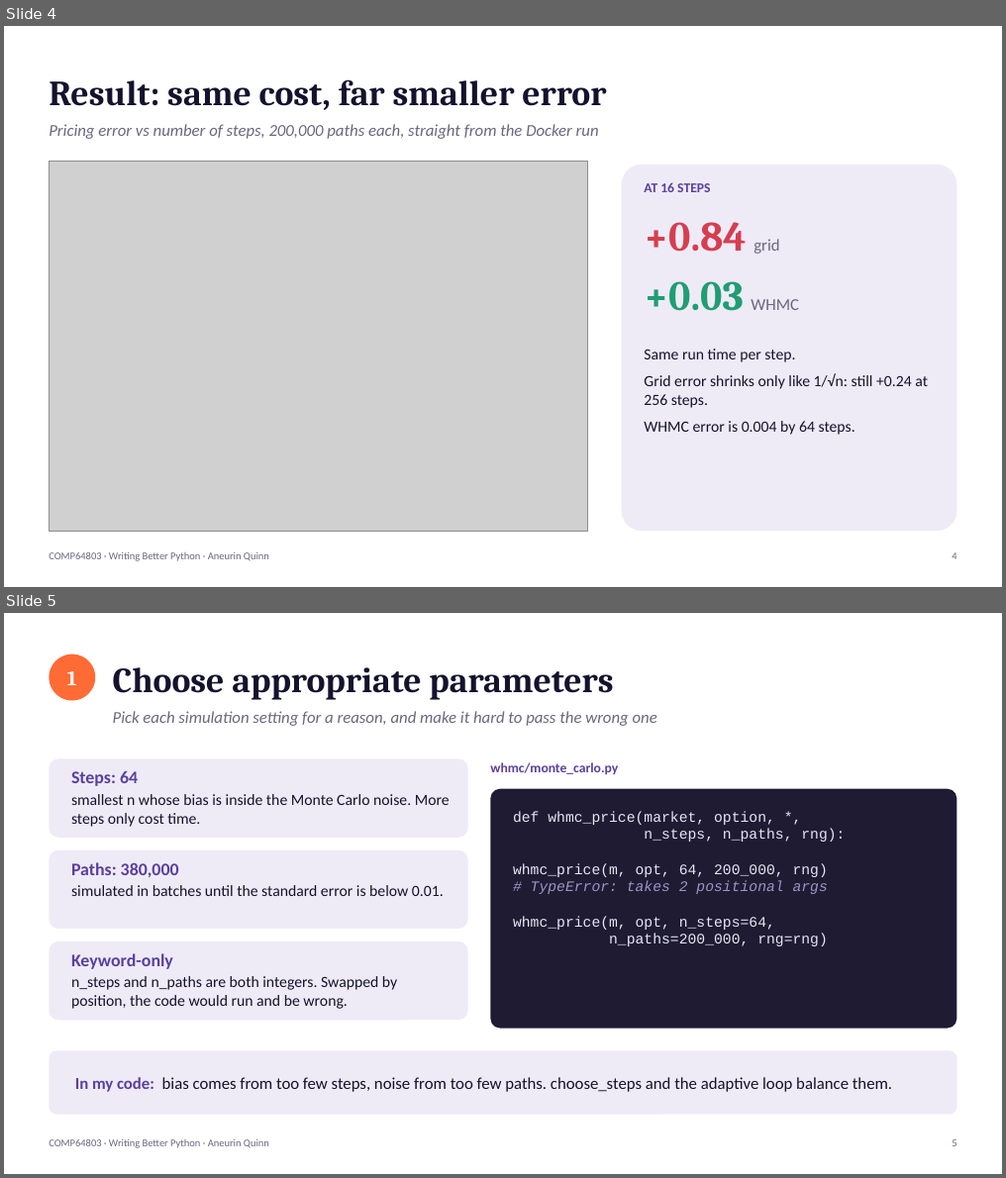
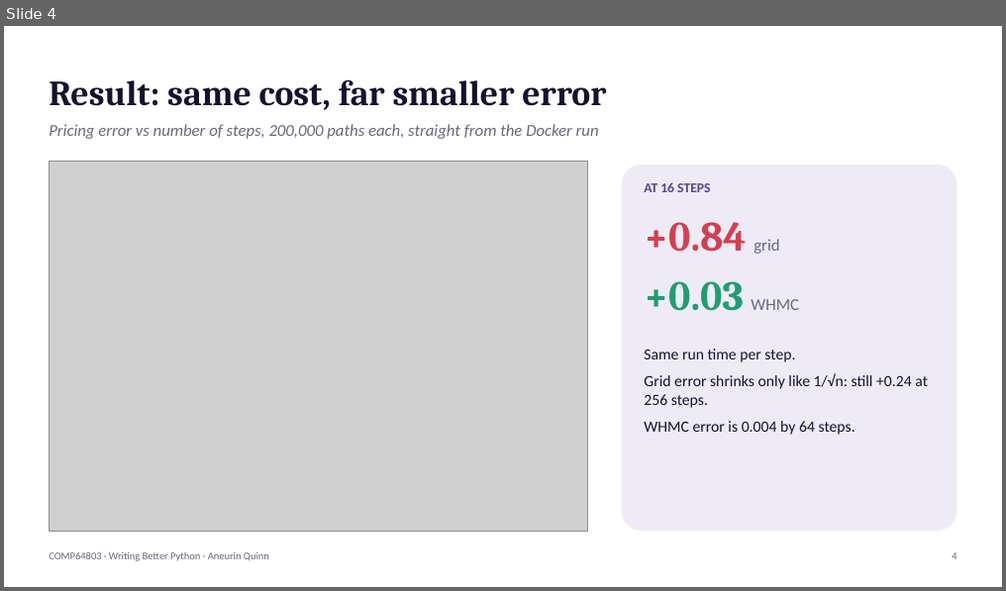
Before and after one commit to mingfeisun/COMP64803-Responsible-Reproducible-AI, a slide deck: cohort-2026/Aneurin_Quinn/Effective_Python/Pythonic_Thinking_AQ.pptx. Shown one above the other, each under a label of ours: slides 4 and 5 before the commit, slide 4 after it. The pictures are 1006x1178 and 1006x591 pixels, drawn with LibreOffice and Linux fonts; fonts in the diff are those of the drawing; grey boxes stand for pictures. Boxes give left, top, right and bottom in pixels: in the first picture for what was removed or moved away, otherwise in the second. Text is boxed around its words. In the diff, an @@ line names an element or a change of style, - is before the commit and + after.

```diff
--- a/cohort-2026/Aneurin_Quinn/Effective_Python/Pythonic_Thinking_AQ.pptx
+++ b/cohort-2026/Aneurin_Quinn/Effective_Python/Pythonic_Thinking_AQ.pptx
@@ slide 5 removed at [4,613,1002,1174], background #FFFFFF @@
@@ ellipse removed at [49,655,95,700] @@
-1
@@ text removed at [113,667,613,700] @@
-Choose appropriate parameters
@@ text removed at [113,711,657,726] @@
-Pick each simulation setting for a reason, and make it hard to pass the wrong one
@@ rounded rectangle removed at [49,759,468,838] @@
@@ text removed at [71,771,450,827] @@
-Steps: 64
-smallest n whose bias is inside the Monte Carlo noise. More steps only cost time.
@@ text removed at [490,762,618,774] @@
-whmc/monte_carlo.py
@@ rounded rectangle removed at [491,789,957,1029] @@
@@ text removed at [513,811,845,947] @@
-def whmc_price(market, option, *,
-n_steps, n_paths, rng):
-whmc_price(m, opt, 64, 200_000, rng)
-# TypeError: takes 2 positional args
-whmc_price(m, opt, n_steps=64,
-n_paths=200_000, rng=rng)
@@ rounded rectangle removed at [49,851,468,929] @@
@@ text removed at [71,862,444,896] @@
-Paths: 380,000
-simulated in batches until the standard error is below 0.01.
@@ rounded rectangle removed at [49,942,468,1020] @@
@@ text removed at [71,954,397,1009] @@
-Keyword-only
-n_steps and n_paths are both integers. Swapped by position, the code would run and be wrong.
@@ rounded rectangle removed at [49,1051,957,1115] @@
@@ text removed at [75,1077,892,1092] @@
-In my code: bias comes from too few steps, noise from too few paths. choose_steps and the adaptive loop balance them.
@@ text removed at [49,1140,269,1149] @@
-COMP64803 · Writing Better Python · Aneurin Quinn
@@ text removed at [951,1140,956,1147] @@
-5
```
Also in this commit, not shown: 3 slides changed, 2 slides added, 1 other slide removed, 14 other files.
